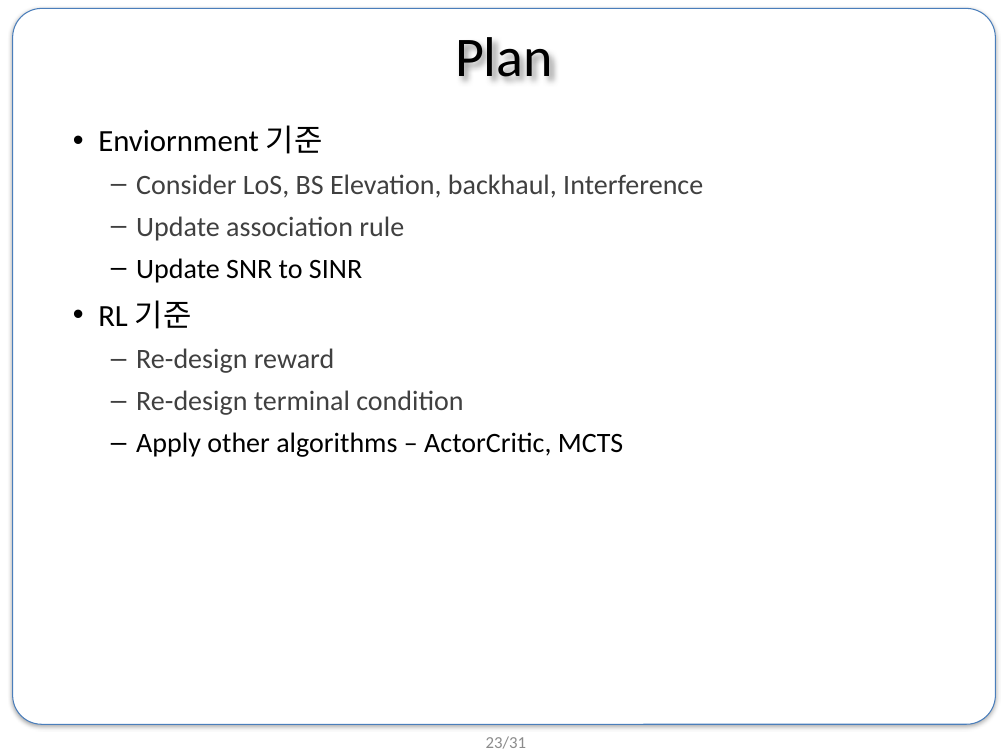
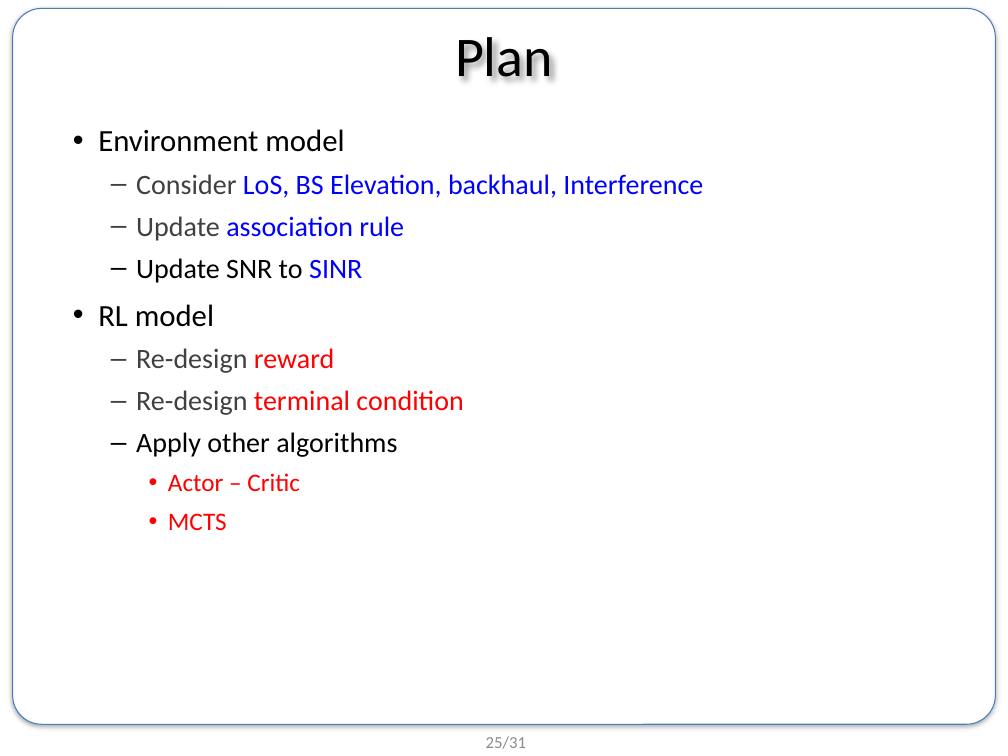
Before and after one commit to BongSangKim/UGRP, a slide deck: slide 25 of Survey meeting/인턴 발표 준비/0725 summer internship final presentation.pptx (slide 23 before the commit). Drawn at 1008x756 pixels with LibreOffice and Linux fonts; fonts in the diff are those of the drawing; background and template pictures are left out. Boxes give left, top, right and bottom in pixels: in the first picture for what was removed or moved away, otherwise in the second. Text is boxed around its words. In the diff, an @@ line names an element or a change of style, - is before the commit and + after.

```diff
--- a/Survey meeting/인턴 발표 준비/0725 summer internship final presentation.pptx
+++ b/Survey meeting/인턴 발표 준비/0725 summer internship final presentation.pptx
@@ text at (x1=98, y1=129, x2=344, y2=152): text changed @@
-• Enviornment 기준
+• Environment model
@@ text at (x1=136, y1=174, x2=703, y2=415): text colour #404040 to #0000FF in "LoS, BS Elevation, backhaul, Interference", "association rule"; text colour #000000 to #0000FF in "SINR"; text colour #404040 to #FF0000 in "reward", "terminal condition" @@
@@ text at (x1=98, y1=304, x2=214, y2=327): text changed @@
-• RL 기준
+• RL model
@@ text at (x1=136, y1=432, x2=397, y2=530): text changed @@
-  – Apply other algorithms – ActorCritic, MCTS
+  – Apply other algorithms
+    • Actor – Critic
+    • MCTS
@@ page number at (x1=486, y1=736, x2=526, y2=749): text changed @@
-23/31
+25/31
```
Also in this commit, not shown: 7 other slides changed, 2 slides added.
